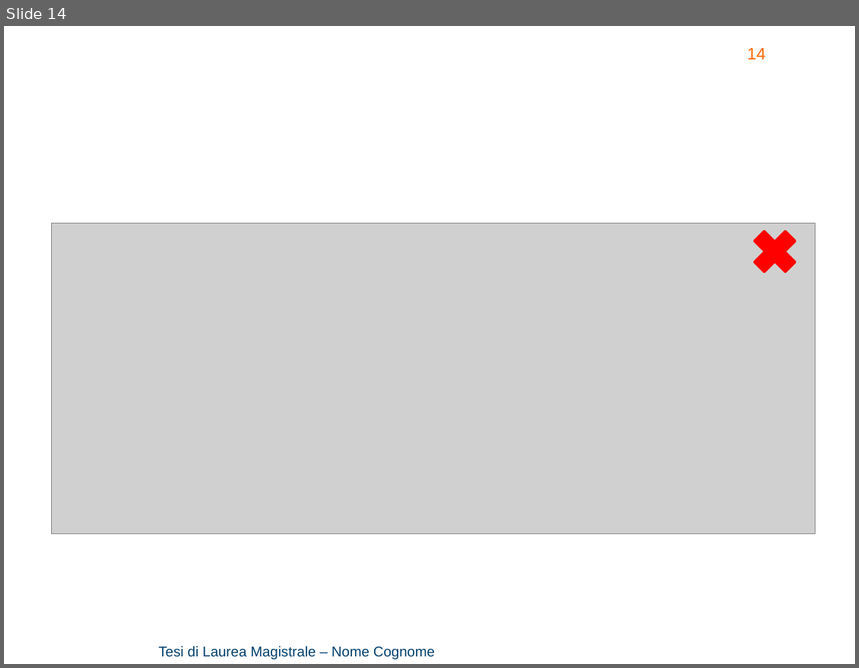
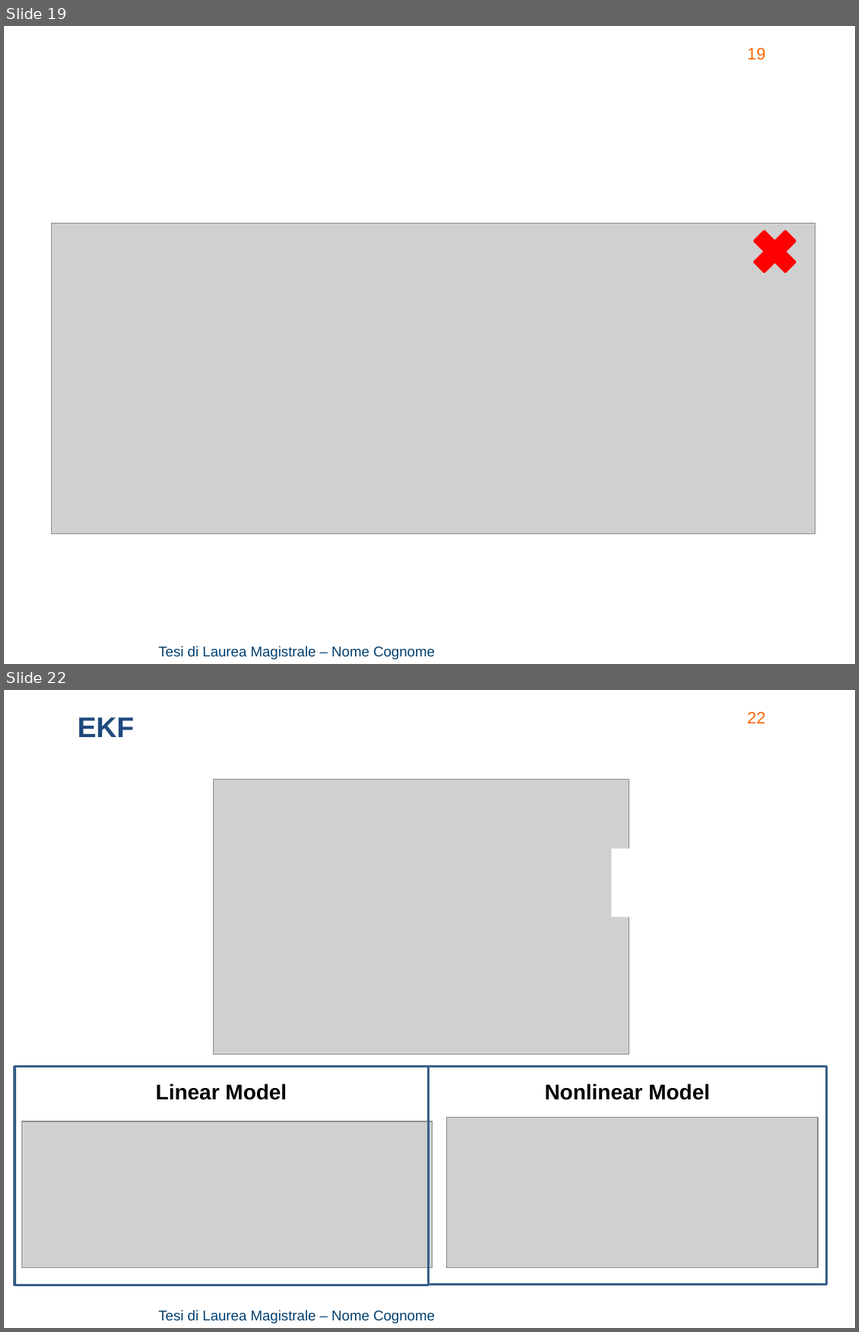
Before and after one commit to rssalessio/Control-Linear-Vibrations, a slide deck: finalPresentation/Part 3/Part3.pptx. Shown one above the other, each under a label of ours: slide 14 before the commit, slides 19 and 22 after it; the slides between them are not shown. The pictures are 859x668 and 859x1332 pixels, drawn with LibreOffice and Linux fonts; fonts in the diff are those of the drawing; grey boxes stand for pictures; background and template pictures are left out. Boxes give left, top, right and bottom in pixels: in the first picture for what was removed or moved away, otherwise in the second. Text is boxed around its words. In the diff, an @@ line names an element or a change of style, - is before the commit and + after.

```diff
--- a/finalPresentation/Part 3/Part3.pptx
+++ b/finalPresentation/Part 3/Part3.pptx
@@ slide 22 added at (4, 690, 855, 1328), background picture (left out); not listed: 2 template elements that a slide beside it also shows @@
@@ text added at (78, 717, 135, 737), 24 pt, text #1F497D, bold @@
+EKF
@@ picture added at (214, 780, 629, 1054) @@
@@ rectangle added at (612, 848, 643, 916), fill #FFFFFF @@
@@ rectangle added at (15, 1067, 429, 1286), outline #3A5F8C 2 pt @@
@@ rectangle added at (428, 1066, 826, 1285), outline #3A5F8C 2 pt @@
@@ text added at (156, 1084, 287, 1100), 18 pt, text #000000, bold @@
+Linear Model
@@ text added at (545, 1084, 710, 1100), 18 pt, text #000000, bold @@
+Nonlinear Model
@@ picture added at (22, 1122, 432, 1268) @@
@@ picture added at (446, 1117, 818, 1268) @@
@@ what was slide 14 is now slide 19 @@
@@ page number at (747, 47, 766, 60): text changed @@
-14
+19
```
Also in this commit, not shown: 7 slides changed, 10 other slides added, 1 slide removed.
